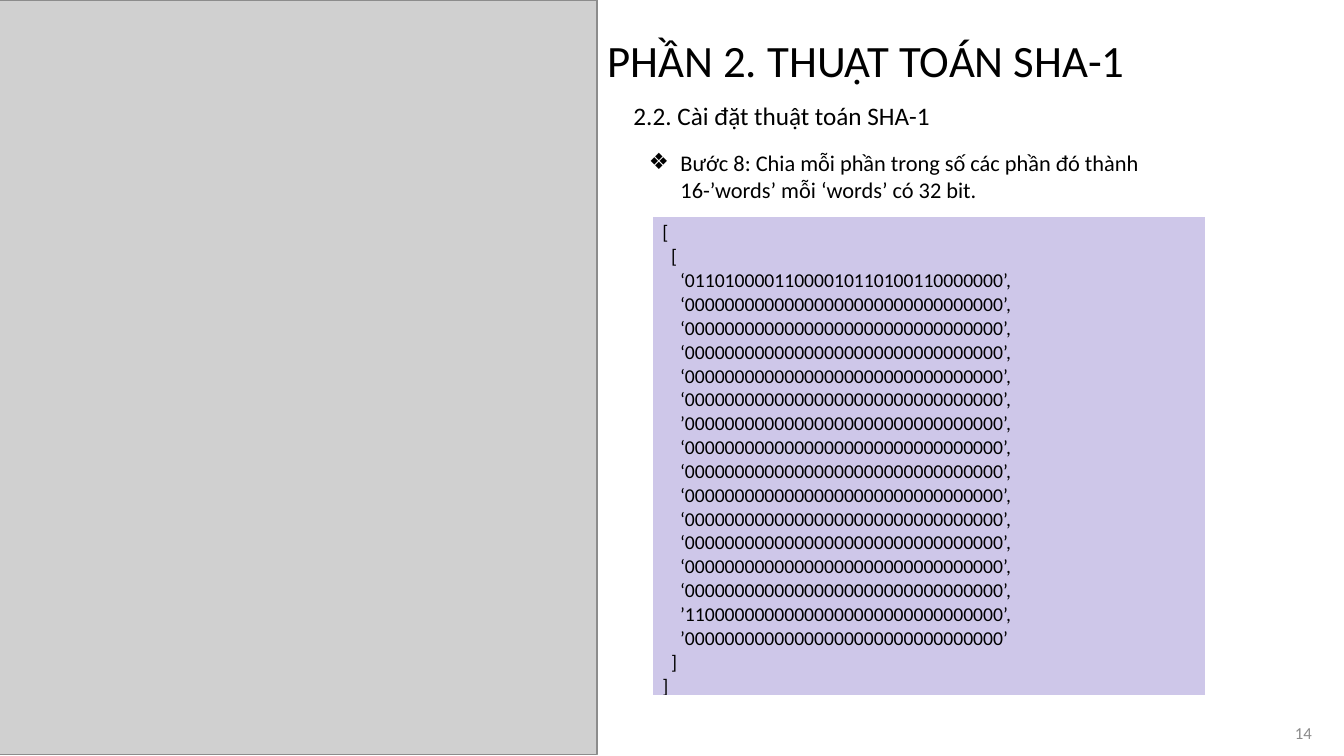
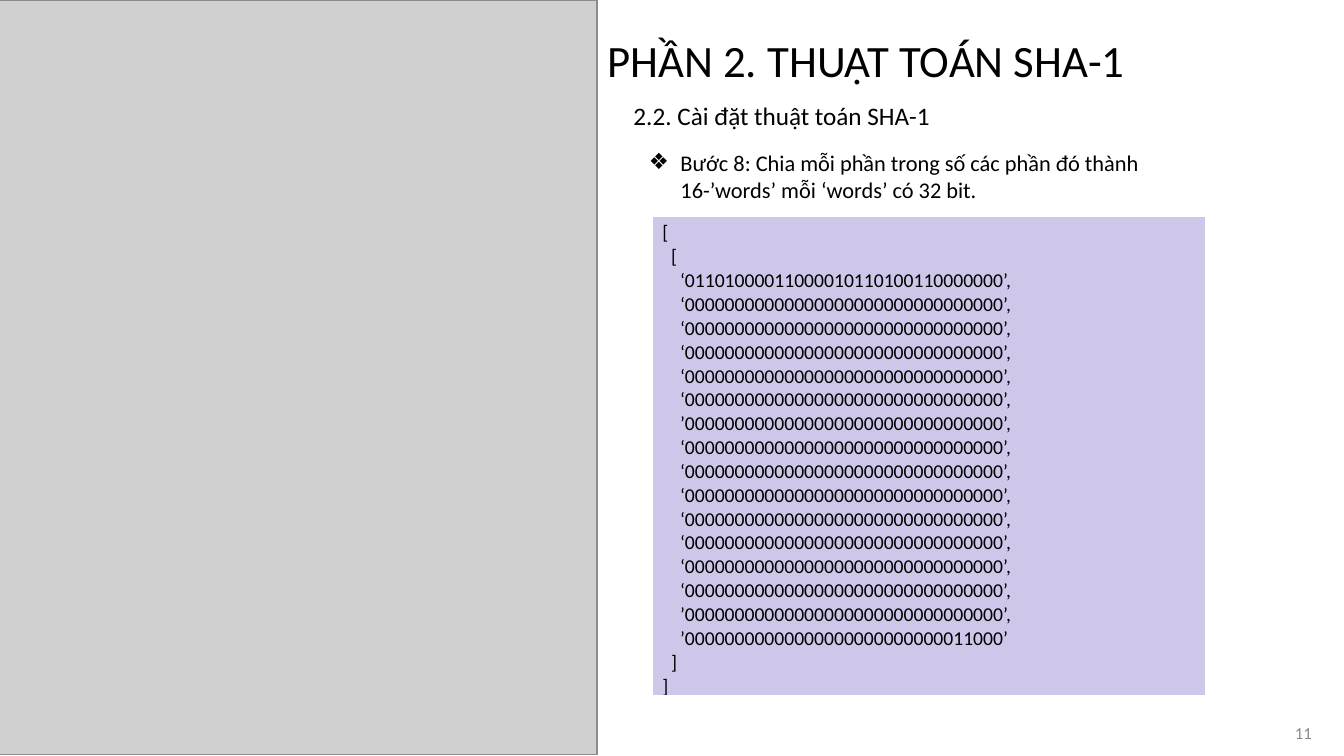
Before and after one commit to ThanhHai99/SGU_AnToanBaoMat, a slide deck: slide 11 of [final]_TT.pptx (slide 14 before the commit). Drawn at 1344x756 pixels with LibreOffice and Linux fonts; fonts in the diff are those of the drawing; grey boxes stand for pictures. Boxes give left, top, right and bottom in pixels: in the first picture for what was removed or moved away, otherwise in the second. Text is boxed around its words. In the diff, an @@ line names an element or a change of style, - is before the commit and + after.

```diff
--- a/[final]_TT.pptx
+++ b/[final]_TT.pptx
@@ table at (652,216,1206,697) @@
-row 1, column 1: [ / [ / ‘01101000011000010110100110000000’, / ‘00000000000000000000000000000000’, / ‘00000000000000000000000000000000’, / ‘00000000000000000000000000000000’, / ‘00000000000000000000000000000000’, / ‘00000000000000000000000000000000’, / ’00000000000000000000000000000000’, / ‘00000000000000000000000000000000’, / ‘00000000000000000000000000000000’, / ‘00000000000000000000000000000000’, / ‘00000000000000000000000000000000’, / ‘00000000000000000000000000000000’, / ‘00000000000000000000000000000000’, / ‘00000000000000000000000000000000’, / ’11000000000000000000000000000000’, / ’00000000000000000000000000000000’ / ] / ]
+row 1, column 1: [ / [ / ‘01101000011000010110100110000000’, / ‘00000000000000000000000000000000’, / ‘00000000000000000000000000000000’, / ‘00000000000000000000000000000000’, / ‘00000000000000000000000000000000’, / ‘00000000000000000000000000000000’, / ’00000000000000000000000000000000’, / ‘00000000000000000000000000000000’, / ‘00000000000000000000000000000000’, / ‘00000000000000000000000000000000’, / ‘00000000000000000000000000000000’, / ‘00000000000000000000000000000000’, / ‘00000000000000000000000000000000’, / ‘00000000000000000000000000000000’, / ’00000000000000000000000000000000’, / ’00000000000000000000000000011000’ / ] / ]
@@ page number at (1295,728,1312,739): text changed @@
-14
+11
```
Also in this commit, not shown: 10 other slides changed, 6 slides removed, 7 other files.
